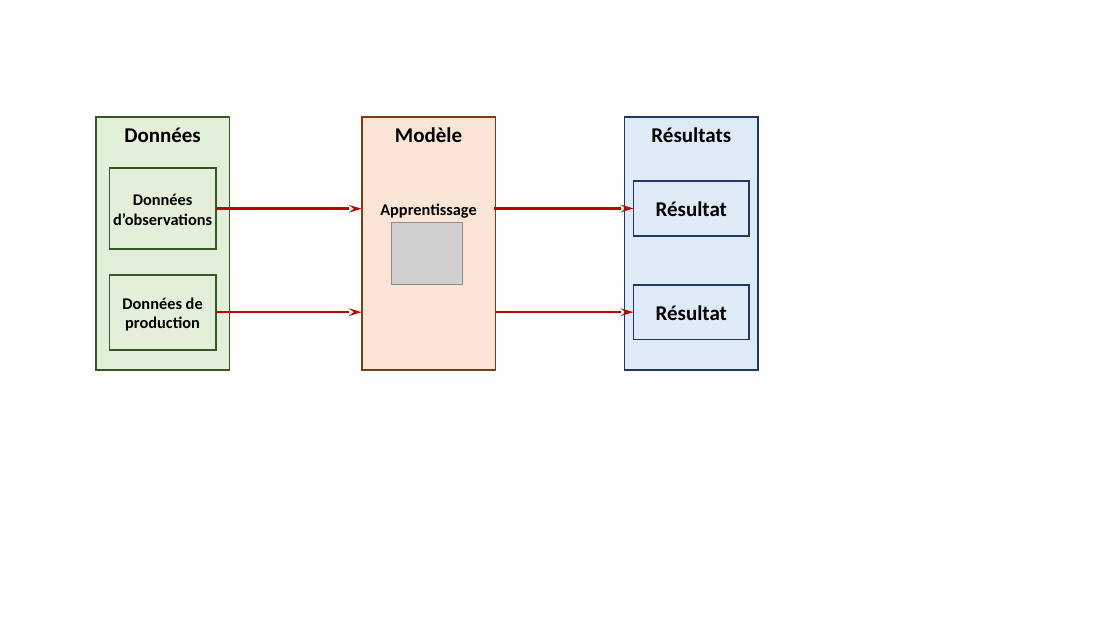
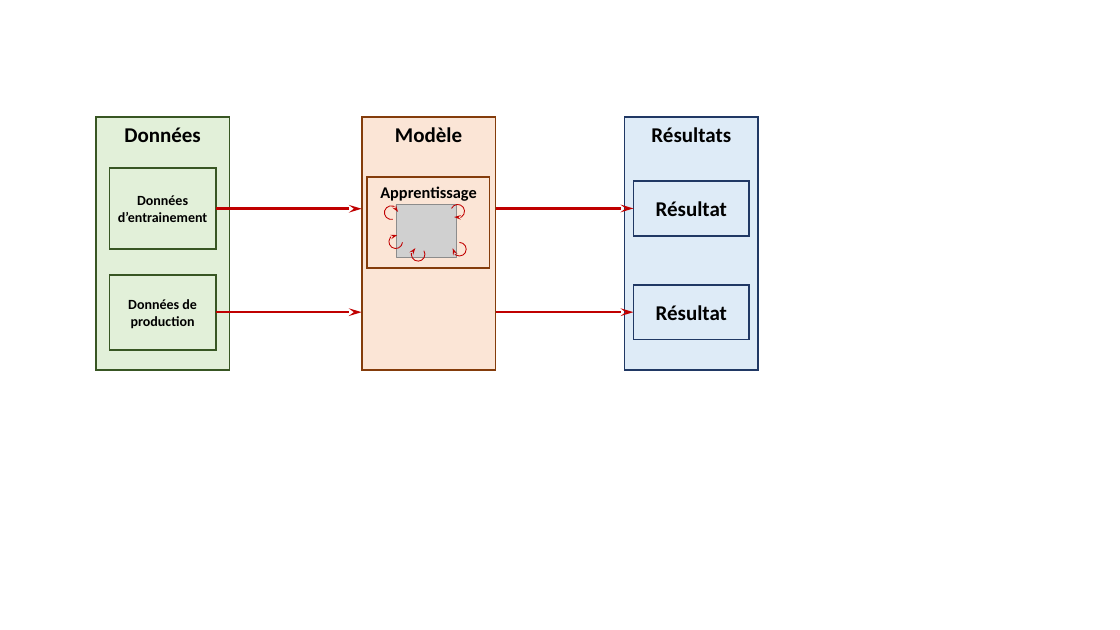
Before and after one commit to xpessoles/Informatique_Dev, a slide deck: slide 3 of Cy_00_IA/Chapitre_01_Introduction_IA/images/Figures.pptx. Drawn at 1120x630 pixels with LibreOffice and Linux fonts; fonts in the diff are those of the drawing; grey boxes stand for pictures. Boxes give left, top, right and bottom in pixels: in the first picture for what was removed or moved away, otherwise in the second. Text is boxed around its words. In the diff, an @@ line names an element or a change of style, - is before the commit and + after.

```diff
--- a/Cy_00_IA/Chapitre_01_Introduction_IA/images/Figures.pptx
+++ b/Cy_00_IA/Chapitre_01_Introduction_IA/images/Figures.pptx
@@ rectangle added at <box>367,177,490,268</box>, fill #FBE5D6, outline #843C0B 1.5 pt @@
@@ text "Apprentissage": place and size @@
-text "Apprentissage" at <box>380,203,476,218</box>
+text "Apprentissage" at <box>380,186,476,201</box>
@@ text in rectangle at <box>118,195,208,222</box>: text changed; size 14 to 12 pt @@
-Données d’observations
+Données d’entrainement
@@ arc (boxed as its full ellipse) added at <box>383,204,400,221</box>, outline #C00000 0.75 pt @@
@@ picture: place and size @@
-picture at <box>392,223,463,285</box>
+picture at <box>397,204,457,258</box>
@@ arc (boxed as its full ellipse) added at <box>449,202,467,220</box>, outline #C00000 0.75 pt @@
@@ arc (boxed as its full ellipse) added at <box>388,235,403,249</box>, outline #C00000 0.75 pt @@
@@ arc (boxed as its full ellipse) added at <box>409,245,428,264</box>, outline #C00000 0.75 pt @@
@@ arc (boxed as its full ellipse) added at <box>453,243,466,256</box>, outline #C00000 0.75 pt @@
@@ rectangle "Données de production" at <box>109,275,215,350</box>: size 14 to 12 pt @@
```
Also in this commit, not shown: 1 slide added, 7 other files.
